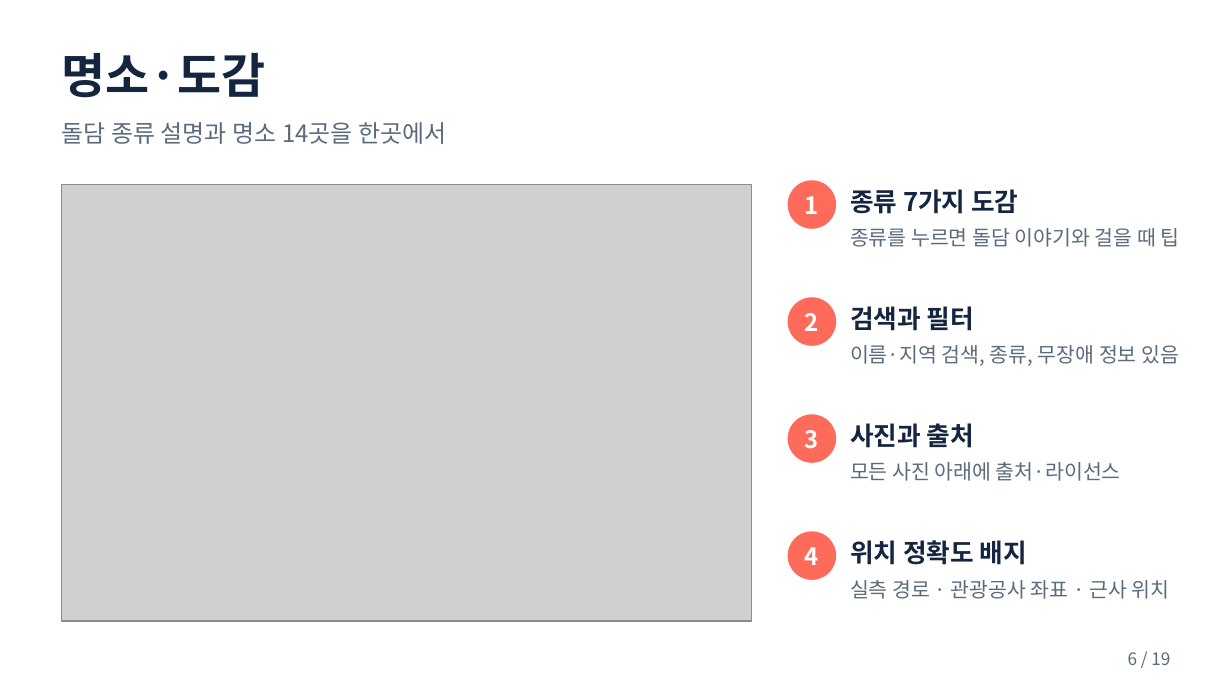
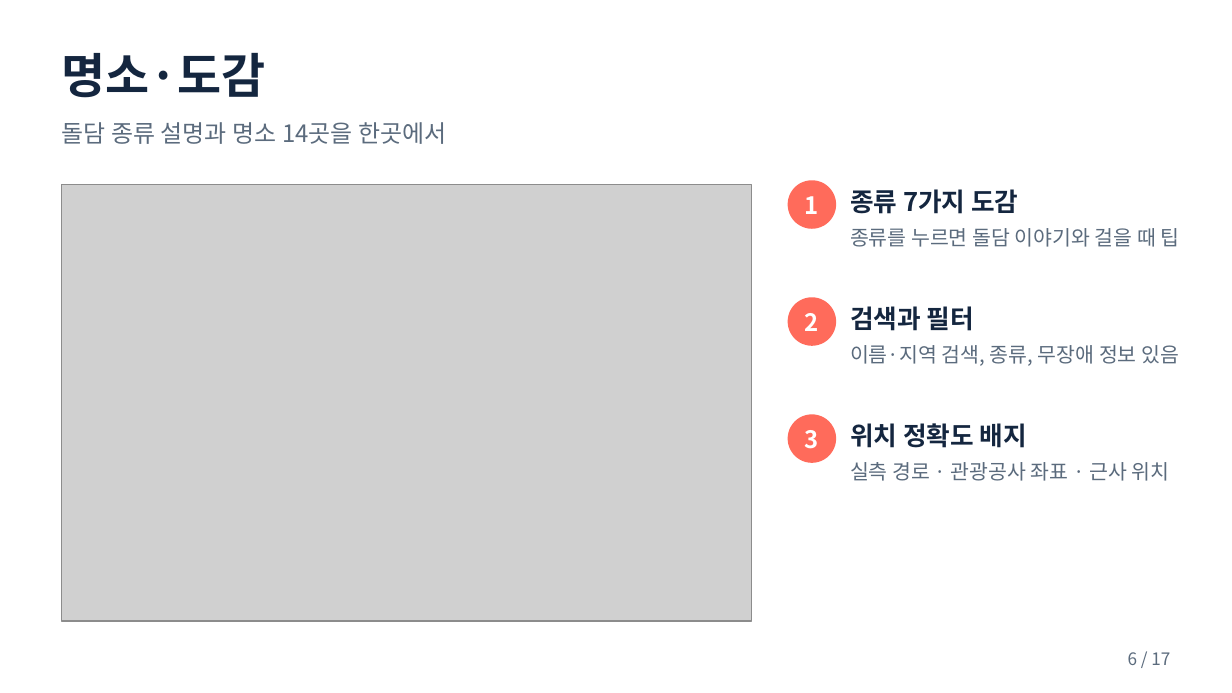
Before and after one commit to pjhjustin2430-cmd/doldam-today-jeju, a slide deck: slide 6 of docs/돌담오늘_발표자료.pptx. Drawn at 1232x693 pixels with LibreOffice and Linux fonts; fonts in the diff are those of the drawing; grey boxes stand for pictures. Boxes give left, top, right and bottom in pixels: in the first picture for what was removed or moved away, otherwise in the second. Text is boxed around its words. In the diff, an @@ line names an element or a change of style, - is before the commit and + after.

```diff
--- a/docs/돌담오늘_발표자료.pptx
+++ b/docs/돌담오늘_발표자료.pptx
@@ text at bbox=[850, 423, 1027, 448]: text changed @@
-사진과 출처
+위치 정확도 배지
@@ text at bbox=[850, 462, 1170, 481]: text changed @@
-모든 사진 아래에 출처·라이선스
+실측 경로 · 관광공사 좌표 · 근사 위치
@@ ellipse removed at bbox=[788, 532, 835, 579] @@
@@ text removed at bbox=[805, 547, 819, 565] @@
-4
@@ text removed at bbox=[850, 540, 1027, 565] @@
-위치 정확도 배지
@@ text removed at bbox=[850, 580, 1170, 599] @@
-실측 경로 · 관광공사 좌표 · 근사 위치
@@ text at bbox=[1128, 652, 1170, 665]: text changed @@
-6 / 19
+6 / 17
```
Also in this commit, not shown: 15 other slides changed, 2 slides removed, 2 other files.
